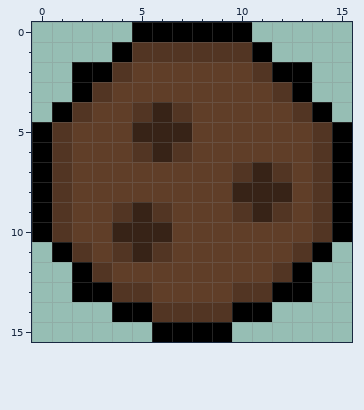
One commit to this pixel-art sprite: PlanetBreakout2/assets/sprites/pack1/ballh22.png. The picture above was drawn from the file before the commit.
The file is 16x16 pixels. Colours within 5 levels of each other are drawn and written as one.
Now the later version:
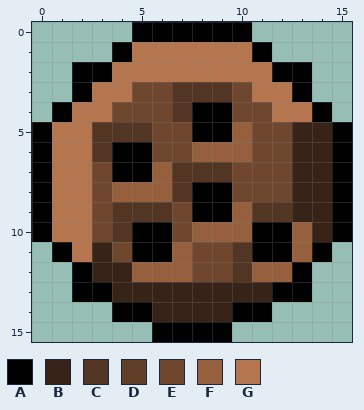
Palette (. is transparent): A #000000  B #372317  C #523523  D #603e28  E #6f472f  F #96603f  G #b5754f
The author wrote: Updated ball for holiday 2022
Edits made:
@@ x 0..15 @@
  0 .....AAAAAA.....
- 1 ....ACCCCCCA....
- 2 ..AACDDDDDDCAA..
- 3 ..ACDDDDDDDDCA..
- 4 .ACDDCBCDDDDDCA.
- 5 ACDDDBBBDDDDDDCA
- 6 ACDDDCBCDDDDDDCA
- 7 ACDDDDDDDDCBCDCA
- 8 ACDDDDDDDDBBBDCA
- 9 ACDDCBCDDDCBCDCA
-10 ACDDBBBDDDDDDDCA
-11 .ACDCBCDDDDDDCA.
-12 ..ACDDDDDDDDCA..
-13 ..AACCDDDDCCAA..
-14 ....AACCCCAA....
+ 1 ....AGGGGGGA....
+ 2 ..AAGGGGGGGGAA..
+ 3 ..AGGEECCCEGGA..
+ 4 .AGGEEECAAEEGGA.
+ 5 AGGCCCEEAAFEEBBA
+ 6 AGGCAAEEFFFEEBBA
+ 7 AGGEAAFCCCEEEBBA
+ 8 AGGEFFFCAAEEEBBA
+ 9 AGGECCCEAAFCCBBA
+10 AGGECAAEFFFAAFBA
+11 .AGBEAAFEECAAFA.
+12 ..ABBFFFEECFFA..
+13 ..AABBBBBBBBAA..
+14 ....AABBBBAA....
 15 ......AAAA......
Pixel boxes of the changes (left, top, right, bottom) in both pictures:
changed: (52, 42, 332, 322)
